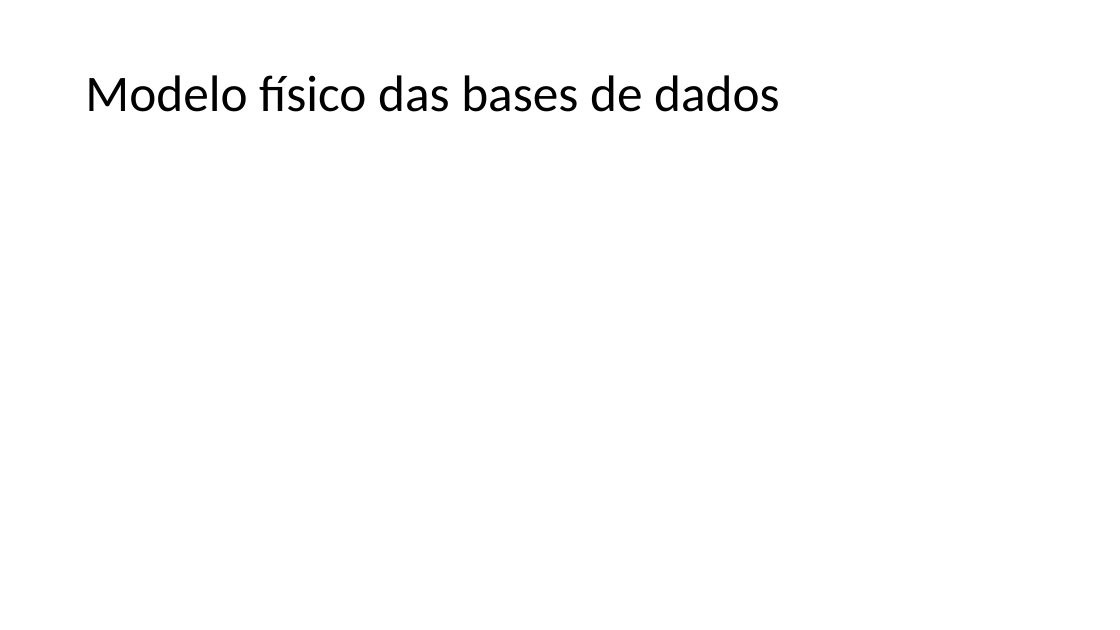
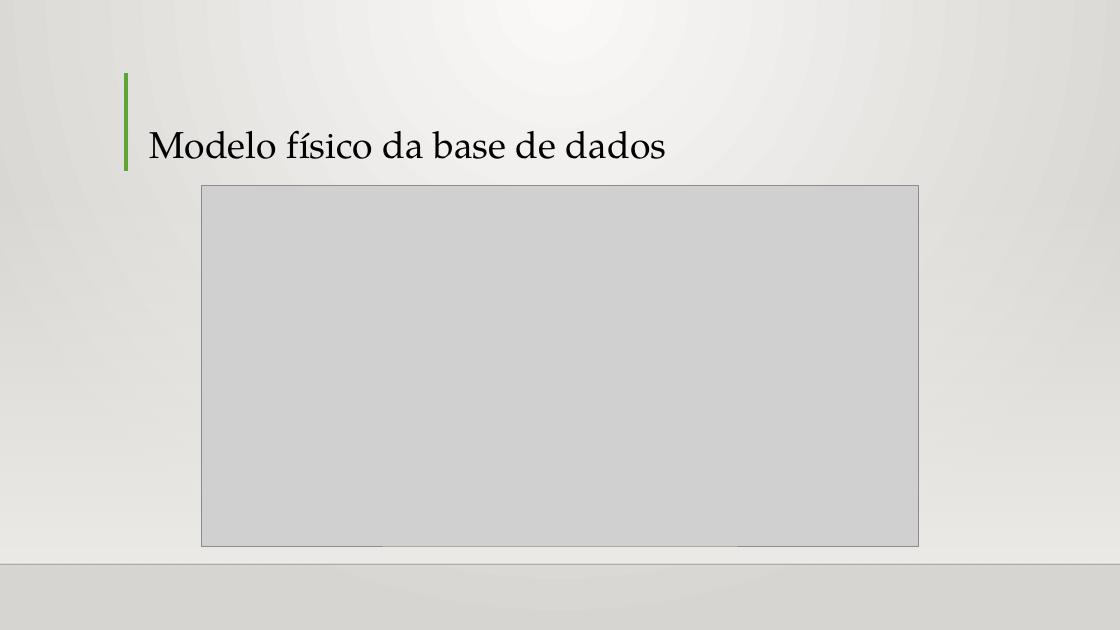
Before and after one commit to ShadowXPA/PD-TrabalhoPrat1, a slide deck: slide 24 of Relatório/Apresentação.pptx (slide 6 before the commit). Drawn at 1120x630 pixels with LibreOffice and Linux fonts; fonts in the diff are those of the drawing; grey boxes stand for pictures; background and template pictures are left out. Boxes give left, top, right and bottom in pixels: in the first picture for what was removed or moved away, otherwise in the second. Text is boxed around its words. In the diff, an @@ line names an element or a change of style, - is before the commit and + after.

```diff
--- a/Relatório/Apresentação.pptx
+++ b/Relatório/Apresentação.pptx
@@ background #FFFFFF to gradient #FAFAF9 to #D7D5D2 @@
@@ line added from (126, 73) to (126, 171), #5FA534 3 pt @@
@@ title "Modelo físico da base de ..." at box(149, 130, 667, 159): vertical alignment middle to bottom @@
@@ title at box(149, 130, 667, 159): text changed; size 44 to 32 pt; font Calibri to TeX Gyre Pagella @@
-Modelo físico das bases de dados
+Modelo físico da base de dados
@@ rectangle added at box(0, 185, 1120, 563), fill gradient #EDEBE7 @@
@@ picture added at box(201, 185, 918, 546) @@
@@ line added from (0, 565) to (1120, 565), #000001 1 pt @@
```
Also in this commit, not shown: 3 other slides changed, 21 slides added, 4 slides removed.
